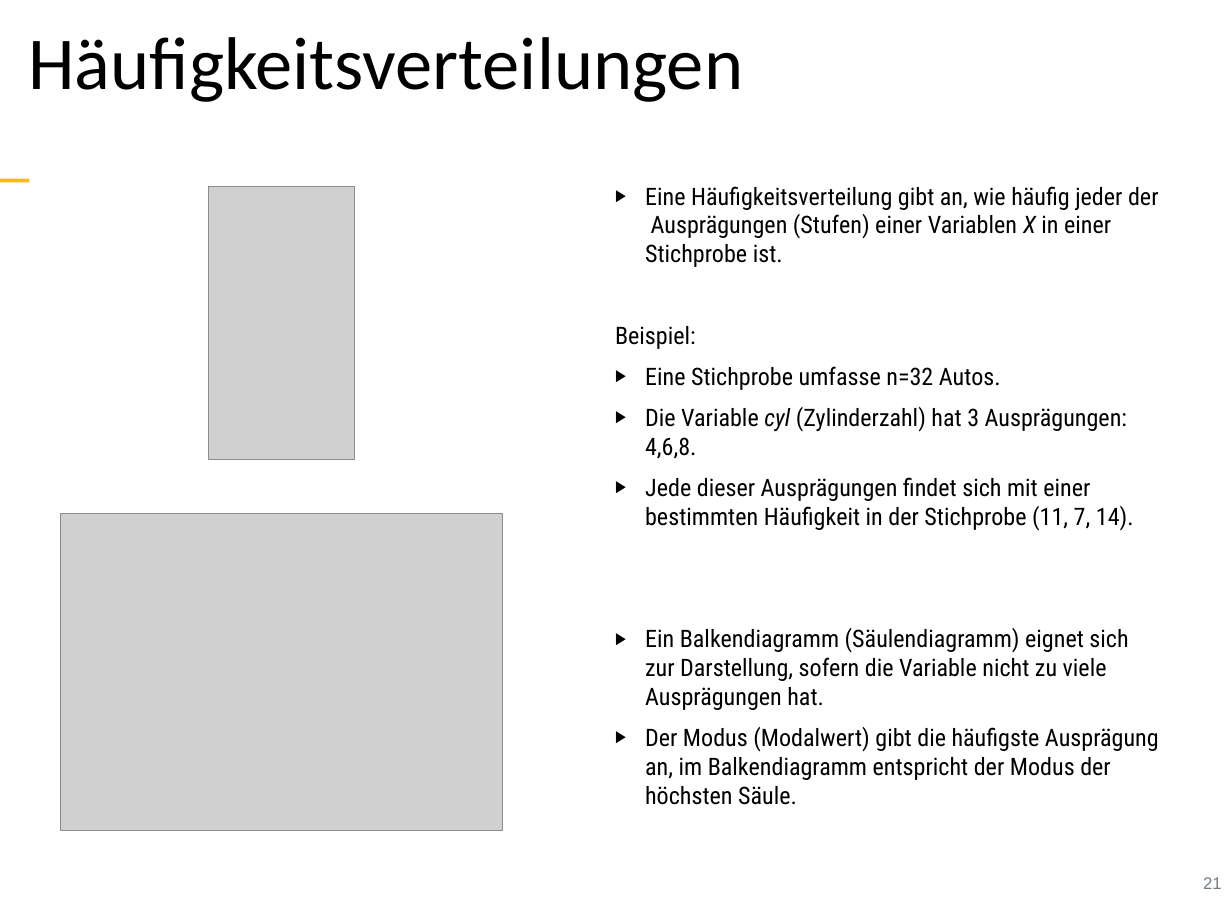
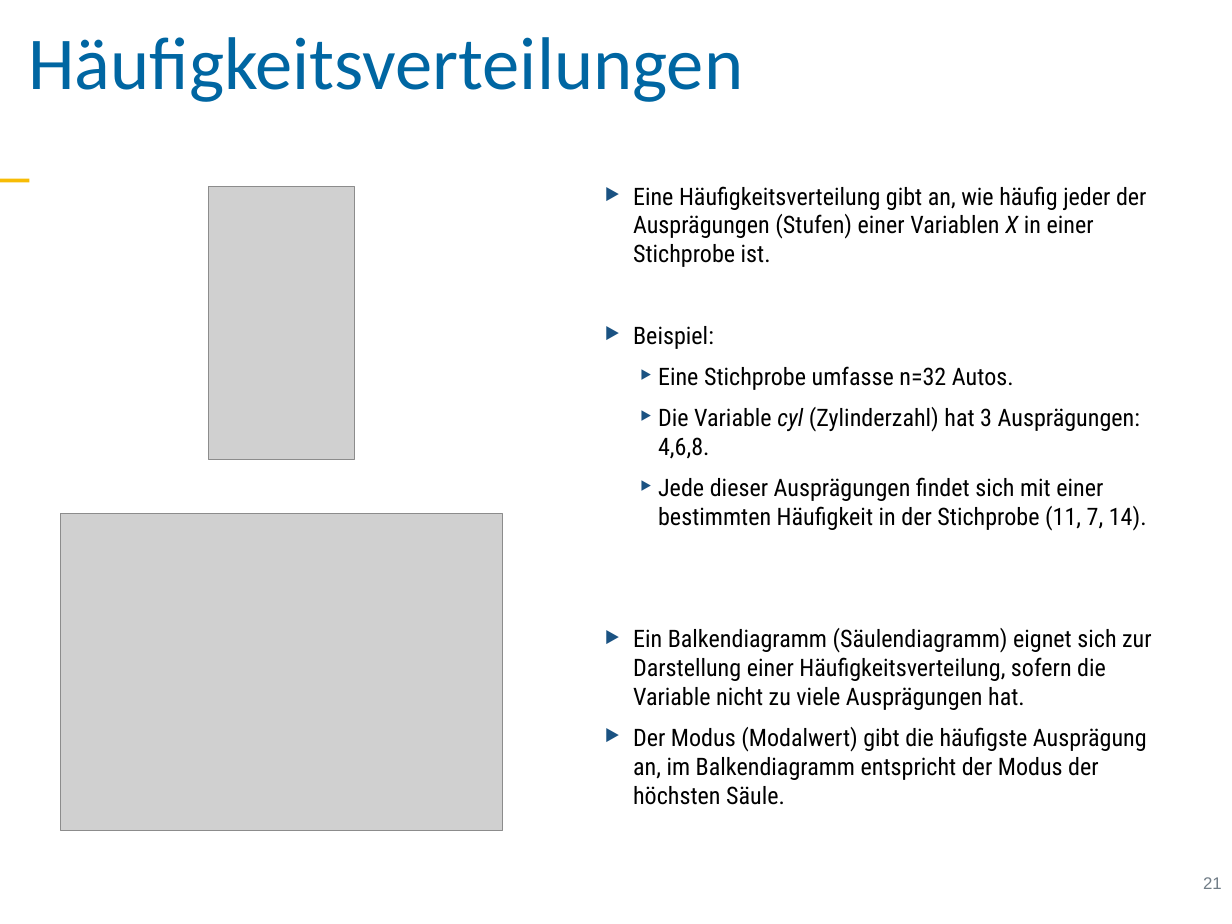
Before and after one commit to sebastiansauer/vorhersagemodellierung, a slide deck: slide 21 of Skript-Folien/QM1-Thema04.pptx. Drawn at 1232x924 pixels with LibreOffice and Linux fonts; fonts in the diff are those of the drawing; grey boxes stand for pictures. Boxes give left, top, right and bottom in pixels: in the first picture for what was removed or moved away, otherwise in the second. Text is boxed around its words. In the diff, an @@ line names an element or a change of style, - is before the commit and + after.

```diff
--- a/Skript-Folien/QM1-Thema04.pptx
+++ b/Skript-Folien/QM1-Thema04.pptx
@@ text "Häufigkeitsverteilungen" at (28,37,743,102): indent changed @@
@@ text at (633,186,1147,805): bullet ▶︎ to ‣; bullet colour #2066A3 to #1A5282; bullet none to ‣; list level 1 to 2 in "Eine Stichprobe umfasse n=32 Autos."; list level 1 to 2 in "Die Variable cyl (Zylinderzahl) hat ..."; list level 1 to 2 in "Jede dieser Ausprägungen findet sich ..." @@
@@ text at (633,628,1152,710): text changed @@
-▶︎ Ein Balkendiagramm (Säulendiagramm) eignet sich zur Darstellung, sofern die Variable nicht zu viele Ausprägungen hat.
+‣ Ein Balkendiagramm (Säulendiagramm) eignet sich zur Darstellung einer Häufigkeitsverteilung, sofern die Variable nicht zu viele Ausprägungen hat.
```
Also in this commit, not shown: 36 other slides changed, 1 slide added, 1 slide removed, 2 other files.
